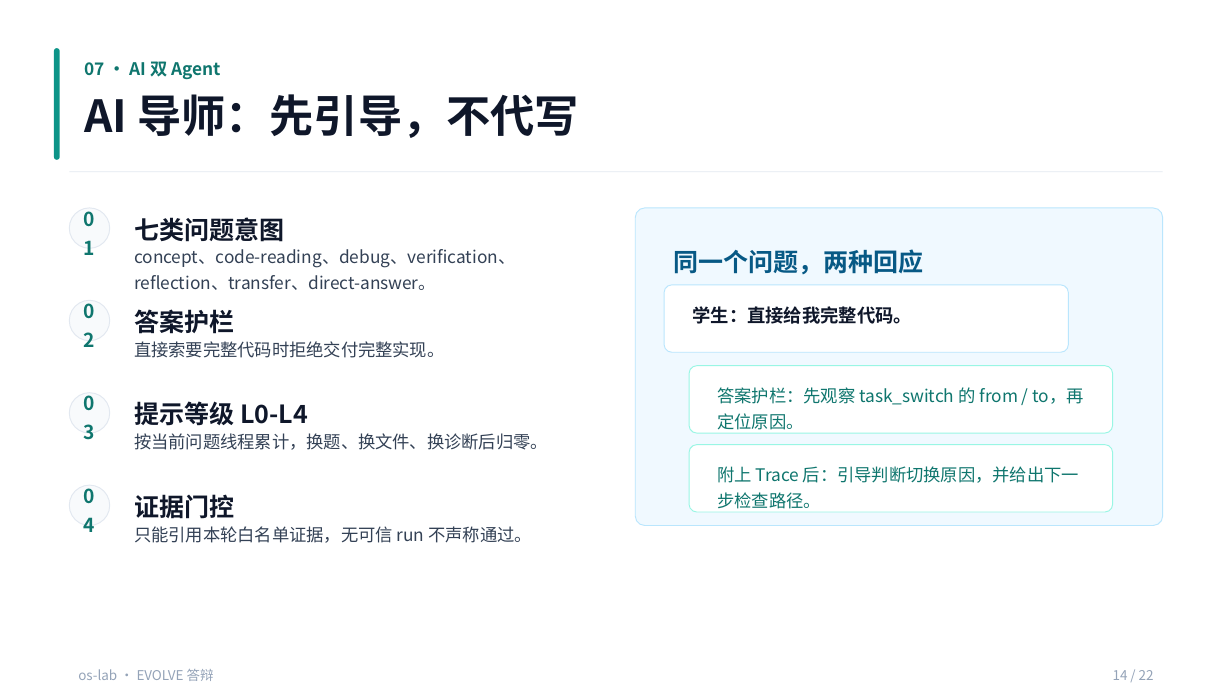
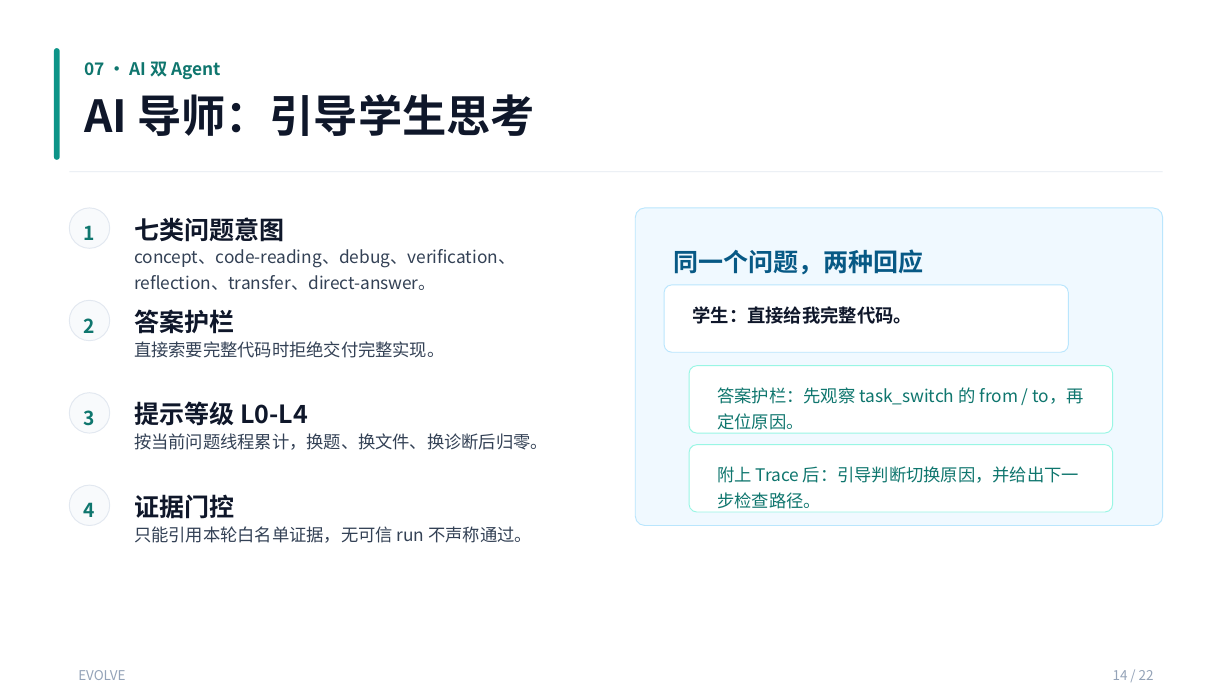
Before and after one commit to AM-SuSh/EVOLVE, a slide deck: slide 14 of 复赛PPT.pptx. Drawn at 1232x693 pixels with LibreOffice and Linux fonts; fonts in the diff are those of the drawing. Boxes give left, top, right and bottom in pixels: in the first picture for what was removed or moved away, otherwise in the second. Text is boxed around its words. In the diff, an @@ line names an element or a change of style, - is before the commit and + after.

```diff
--- a/复赛PPT.pptx
+++ b/复赛PPT.pptx
@@ text at (x1=84, y1=94, x2=535, y2=136): text changed @@
-AI 导师：先引导，不代写
+AI 导师：引导学生思考
@@ text at (x1=84, y1=225, x2=95, y2=240): text changed @@
-01
+1
@@ text at (x1=84, y1=318, x2=95, y2=333): text changed @@
-02
+2
@@ text at (x1=84, y1=410, x2=95, y2=426): text changed @@
-03
+3
@@ text at (x1=84, y1=502, x2=95, y2=517): text changed @@
-04
+4
@@ text at (x1=78, y1=670, x2=125, y2=680): text changed @@
-os-lab · EVOLVE 答辩
+EVOLVE
```
Also in this commit, not shown: 21 other slides changed, 22 other files.
